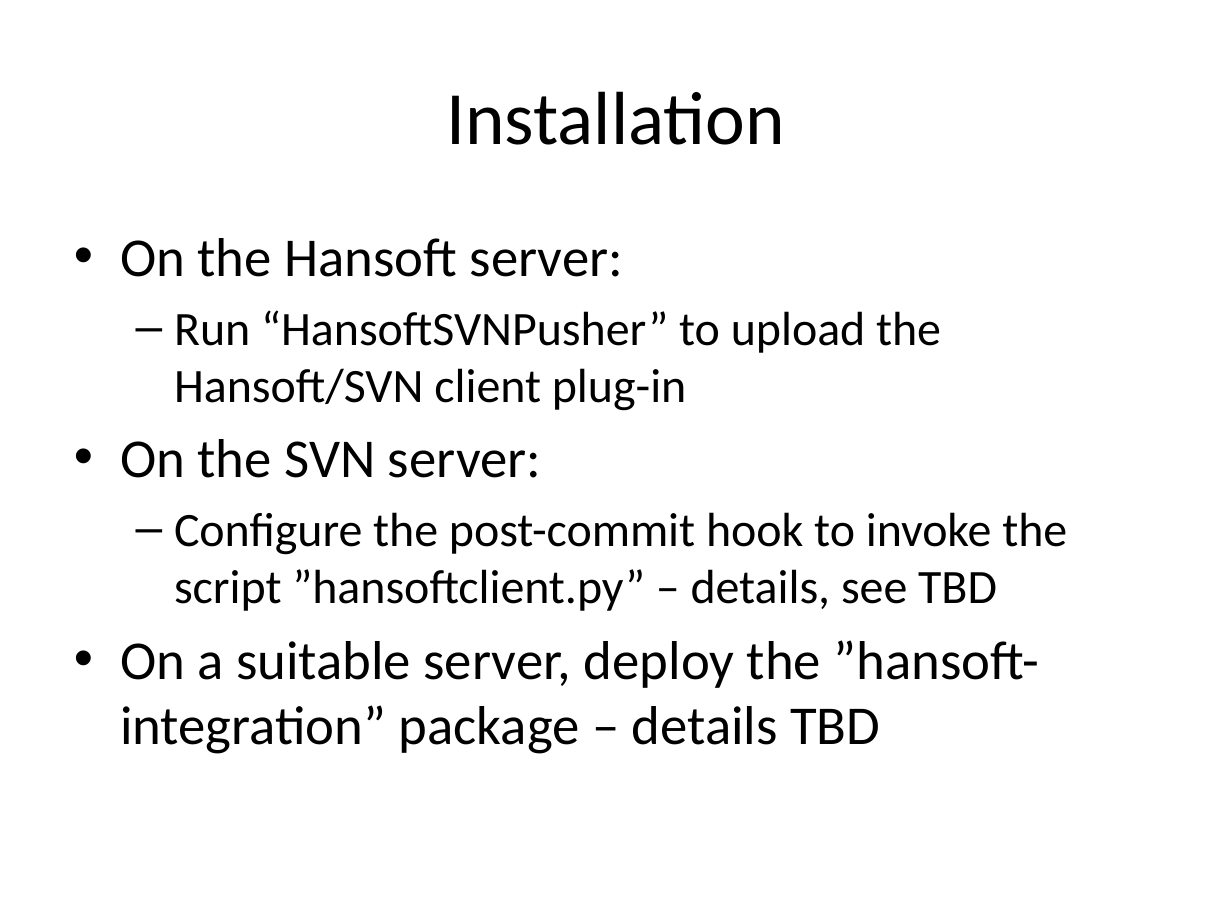
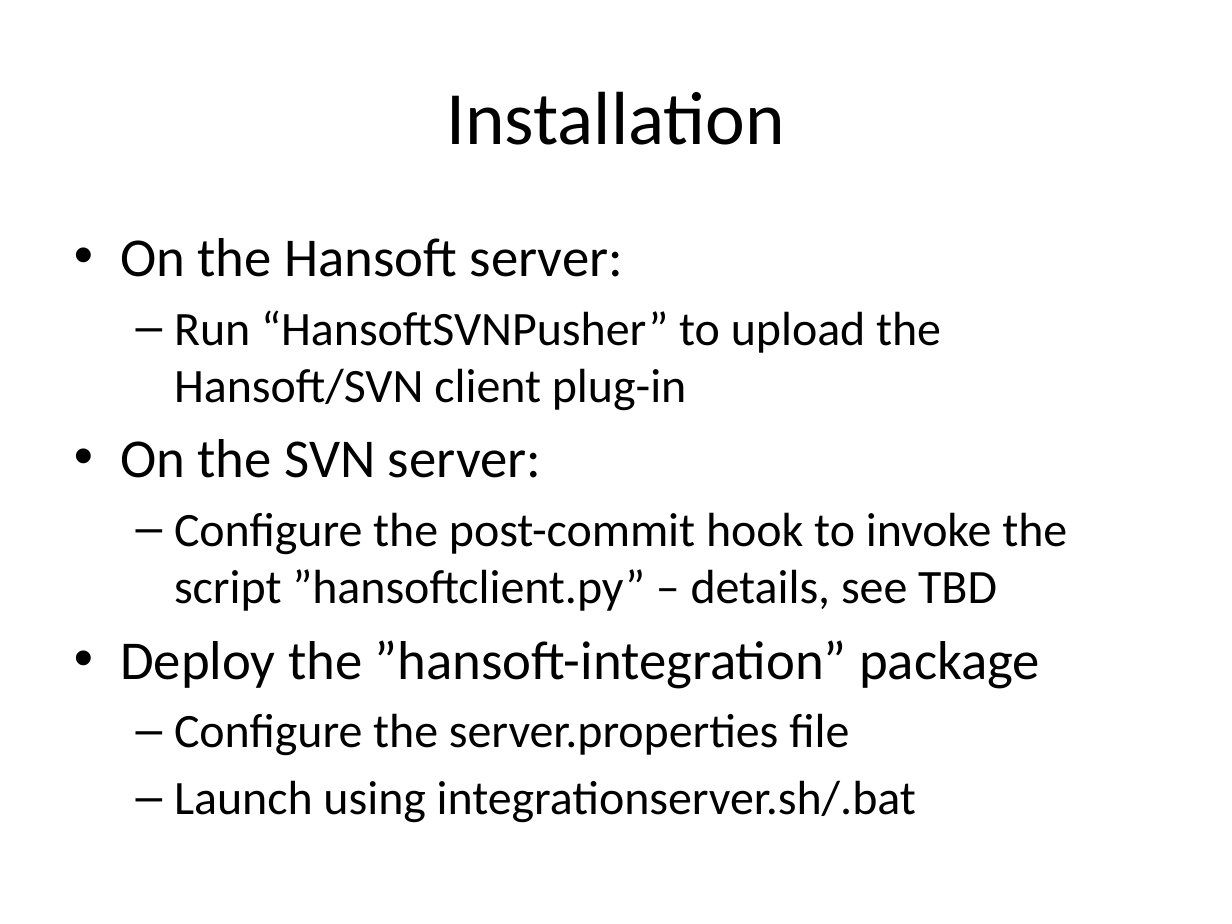
Before and after one commit to FindOut/hansoft-svn, a slide deck: slide 4 of HansoftSVN Integration Overview.pptx. Drawn at 1232x924 pixels with LibreOffice and Linux fonts; fonts in the diff are those of the drawing. Boxes give left, top, right and bottom in pixels: in the first picture for what was removed or moved away, otherwise in the second. Text is boxed around its words. In the diff, an @@ line names an element or a change of style, - is before the commit and + after.

Commit message:
Updates the HansoftSVN Integration Overview presentation

```diff
--- a/HansoftSVN Integration Overview.pptx
+++ b/HansoftSVN Integration Overview.pptx
@@ text at (120,640,1040,823): text changed; size 32 to 28 pt @@
-• On a suitable server, deploy the ”hansoft-integration” package – details TBD
+• Deploy the ”hansoft-integration” package
+  – Configure the server.properties file
+  – Launch using integrationserver.sh/.bat
```
Also in this commit, not shown: 6 other slides changed, 1 slide added.
